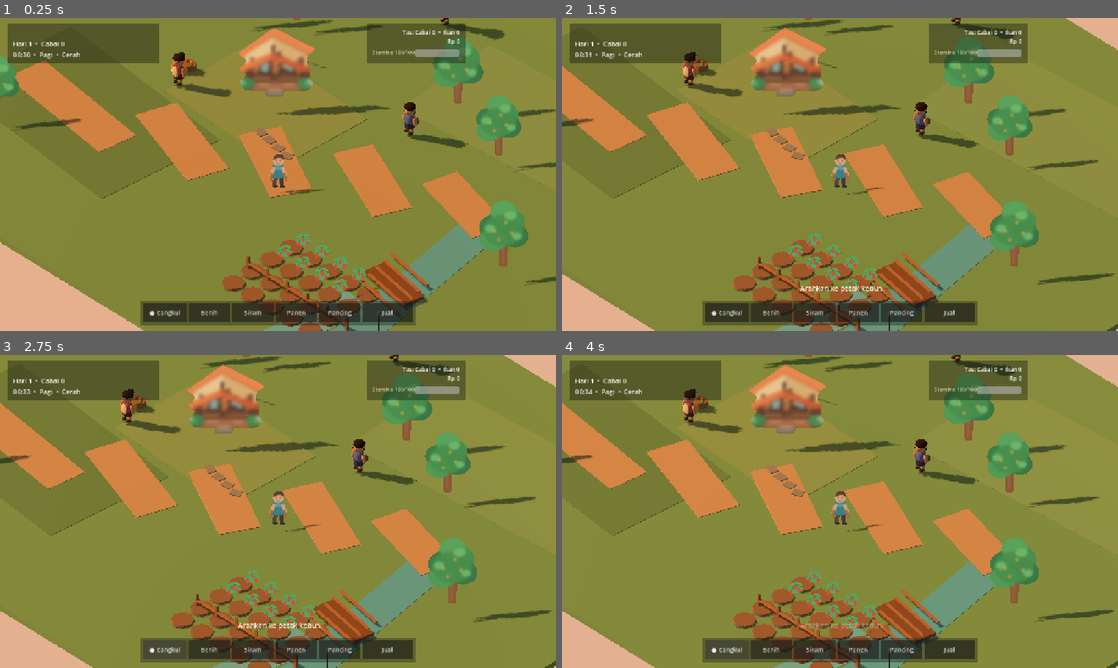
Above: before the commit, frames 1-4 (two rows, left to right).
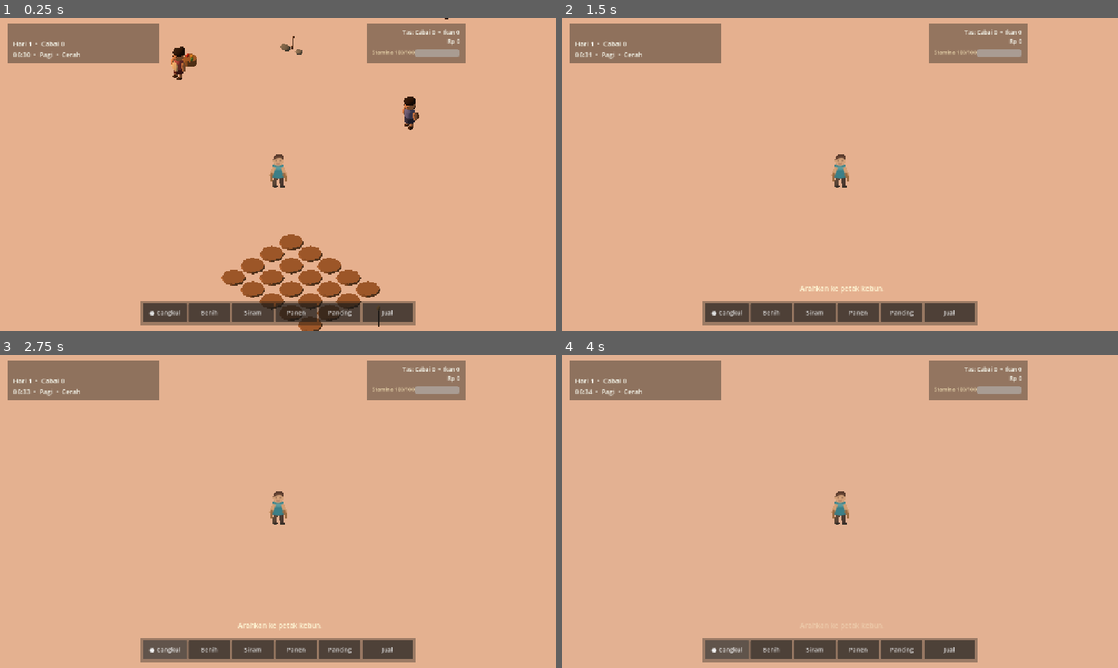
Above: after the commit, the same moments.

Repository: eneft/Lembah-sari
Game: Godot game, scene res://scenes/Main.tscn
Same seed, same stepped clock (60 frames per second), same inputs: the game is played once before the commit and once after it.
Inputs (mouse positions are in pixels of both pictures, inside the frame that each line leads up to):
- Up to frame 1 (0.25 s): no input
- Up to frame 2 (1.5 s): tap Enter at 0.5 s; move the mouse to (962, 158) at 0.52 s; hold D (move_right) 0.53-1.25 s; hold E (interact) 0.53-1.25 s; click (962, 158) at 0.67 s; drag from (728, 190) to (812, 237) at 1.27 s
- Up to frame 3 (2.75 s): click "● Cangkul" at 2 s
- Up to frame 4 (4 s): click "Benih" at 2.75 s; click "Cangkul" at 3.5 s

The runs differ from the first frame. In frame 1, 94% of the frame differs, in the area x 0-100%, y 0-100%; in frame 2, 97%; in frame 3, 97%; in frame 4, 97%.
Error after the commit: Parse Error: Preload file "res://assets/2p5d/house_main_render.png" does not exist. (res://scripts/world_2p5d.gd:7)

Commit message:
art(2.5d): use rendered hero house sprite

Diff:
--- a/scripts/world_2p5d.gd
+++ b/scripts/world_2p5d.gd
@@ -4,7 +4,7 @@
 # Gameplay remains in a real 3D world, while hero scenery is rendered as
 # illustrated Sprite3D assets facing one fixed orthographic camera.
 
-const HOUSE_TEX: Texture2D = preload("res://assets/2p5d/house_main.svg")
+const HOUSE_TEX: Texture2D = preload("res://assets/2p5d/house_main_render.png")
 const TREE_TEX: Texture2D = preload("res://assets/2p5d/tree_tropical.svg")
 const CROP_TEX: Texture2D = preload("res://assets/2p5d/crop_chili.svg")
 
@@ -61,8 +61,6 @@
 func _build_ground() -> void:
 	_box_visual("Meadow", Vector3(0.0, -0.22, 0.0), Vector3(46.0, 0.40, 38.0), Color("7ea765"))
 	_box_collision("GroundCollision", Vector3(0.0, -0.18, 0.0), Vector3(46.0, 0.36, 38.0))
-
-	# Large, quiet color patches make the terrain read like painted 2D shapes.
 	_box_visual("MeadowShadeLeft", Vector3(-13.0, 0.015, 7.0), Vector3(14.0, 0.025, 9.0), Color("70965b"), -6.0)
 	_box_visual("MeadowShadeBack", Vector3(8.0, 0.012, -11.0), Vector3(17.0, 0.024, 8.0), Color("88ad6d"), 4.0)
 	_box_visual("HouseYard", Vector3(-6.0, 0.025, -1.0), Vector3(10.0, 0.05, 7.0), Color("8eaa68"), -3.0)
@@ -78,8 +76,6 @@
 	]
 	for item: Dictionary in pieces:
 		_box_visual("DirtPath", item["p"] as Vector3, item["s"] as Vector3, path_color, float(item["r"]))
-
-	# Small stepping stones near the veranda.
 	for index: int in range(4):
 		var x_value := -4.3 + float(index) * 0.9
 		_box_visual("StepStone", Vector3(x_value, 0.09, 1.1 + float(index) * 0.18), Vector3(0.68, 0.12, 0.52), Color("9a927e"), float(index * 13 - 18))
@@ -92,7 +88,9 @@
 		_box_visual("BridgePlank", Vector3(11.7 + offset * 0.18, 0.34, 6.0 + offset), Vector3(3.7, 0.08, 0.18), Color("b47b4d"), -10.0)
 
 func _build_house() -> void:
-	_sprite("HouseMain", HOUSE_TEX, Vector3(-6.2, 3.05, -2.0), 0.0118)
+	# The hero house is now a real Blender material render baked into a single
+	# transparent sprite. Keep its gameplay footprint 3D and invisible.
+	_sprite("HouseMain", HOUSE_TEX, Vector3(-6.2, 3.22, -2.0), 0.0102)
 	_box_collision("HouseCollision", Vector3(-6.2, 1.55, -1.6), Vector3(6.3, 3.1, 3.8))
 
 func _build_trees() -> void:
@@ -111,15 +109,10 @@
 		_box_collision("TreeCollision", Vector3(pos.x, 0.9, pos.z), Vector3(1.15, 1.8, 1.15))
 
 func _build_farm_dressing() -> void:
-	# Decorative billboard crops establish the new visual language while the
-	# existing farming manager continues to own interactive crop state.
 	for row: int in range(2):
 		for col: int in range(4):
 			var p := Vector3(5.4 + float(col) * 1.55, 0.82, 7.3 + float(row) * 1.55)
 			_sprite("DecorativeChili", CROP_TEX, p, 0.0061)
-
-	# Simple wooden fence geometry stays 3D because it is cheap and gives useful
-	# parallax against the illustrated assets.
 	for index: int in range(6):
 		var x_value := 4.4 + float(index) * 1.65
 		_box_visual("FencePost", Vector3(x_value, 0.48, 10.9), Vector3(0.15, 0.96, 0.15), Color("9a6b43"))
